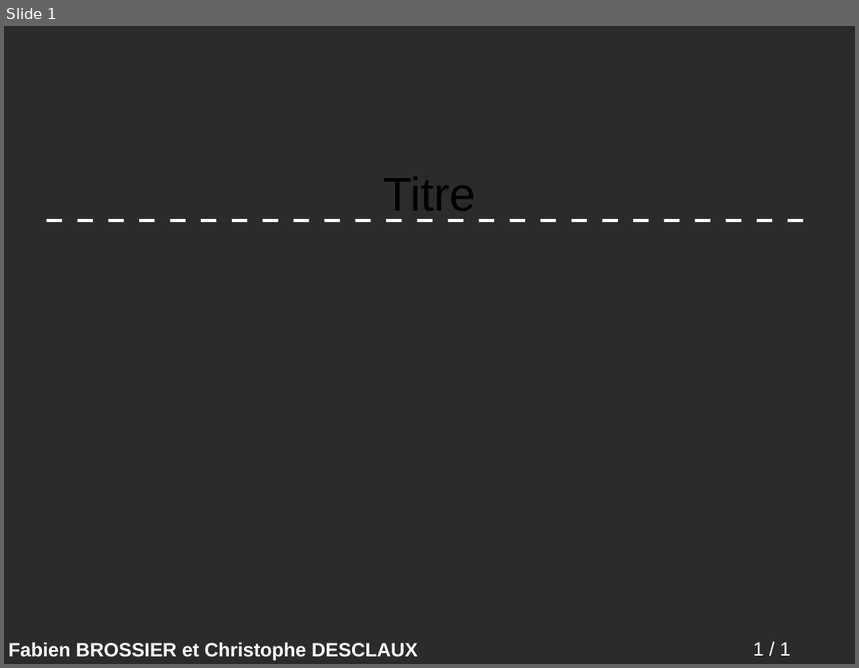
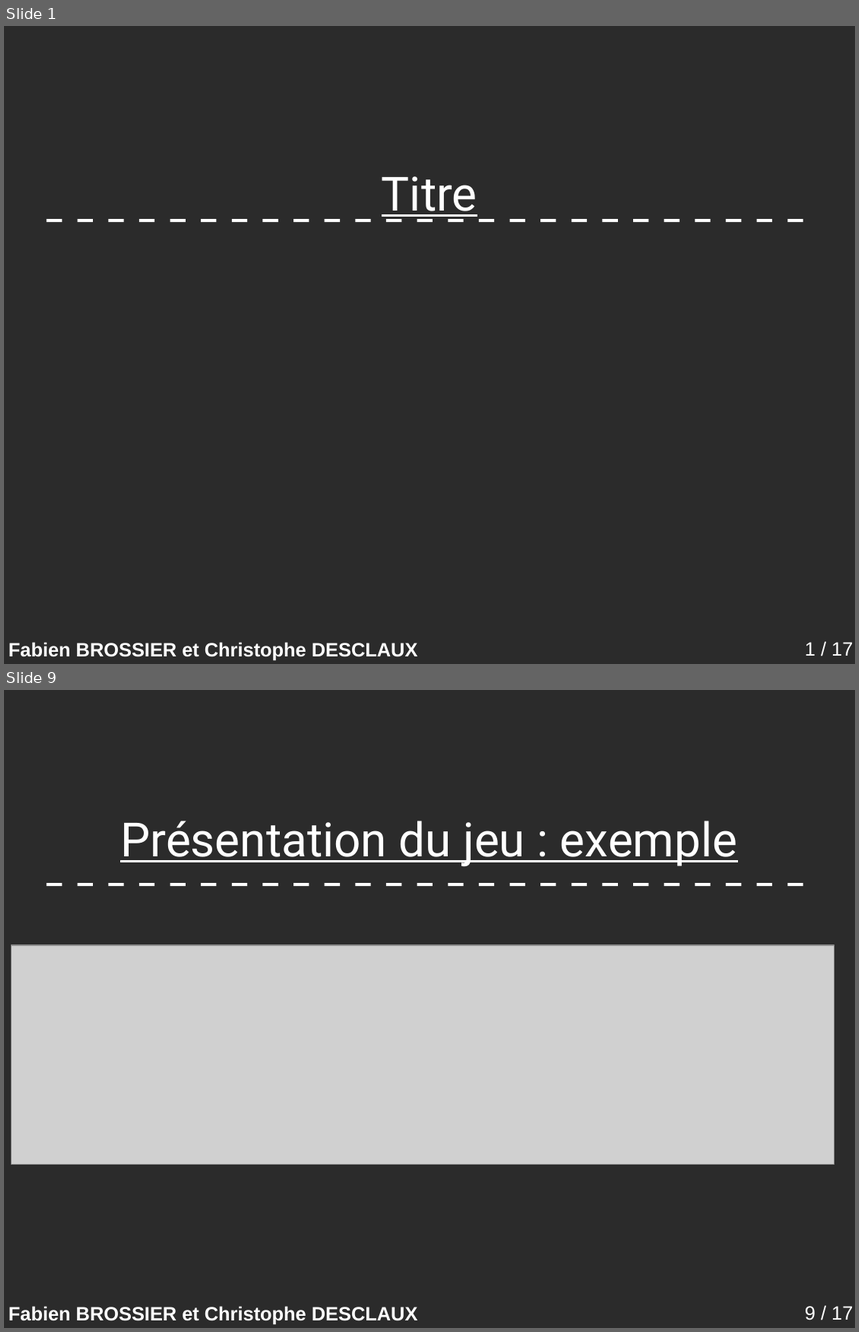
Before and after one commit to descl/TabooGeek, a slide deck: rapport/presentation.odp. Shown one above the other, each under a label of ours: slide 1 before the commit, slides 1 and 9 after it; the slides between them are not shown. The pictures are 859x668 and 859x1332 pixels, drawn with LibreOffice and Linux fonts; fonts in the diff are those of the drawing; grey boxes stand for pictures; background and template pictures are left out; a plain dark background stands for a picture behind light text. Boxes give left, top, right and bottom in pixels: in the first picture for what was removed or moved away, otherwise in the second. Text is boxed around its words. In the diff, an @@ line names an element or a change of style, - is before the commit and + after.

```diff
--- a/rapport/presentation.odp
+++ b/rapport/presentation.odp
@@ slide 9 added at (x1=4, y1=690, x2=855, y2=1328), background picture (left out); not listed: 3 template elements that a slide beside it also shows @@
@@ title added at (x1=120, y1=821, x2=737, y2=867), 44 pt, text #FFFFFF, underline @@
+Présentation du jeu : exemple
@@ picture added at (x1=11, y1=945, x2=835, y2=1165) @@
@@ slide 1 changed as well @@
@@ title "Titre" at (x1=382, y1=176, x2=477, y2=222): font Arial to Roboto, text colour #000000 to #FFFFFF, underline on @@
@@ page number at (x1=805, y1=642, x2=853, y2=656): text changed @@
-1 / 1
+1 / 17
```
Also in this commit, not shown: 15 other slides added, 4 other files.
